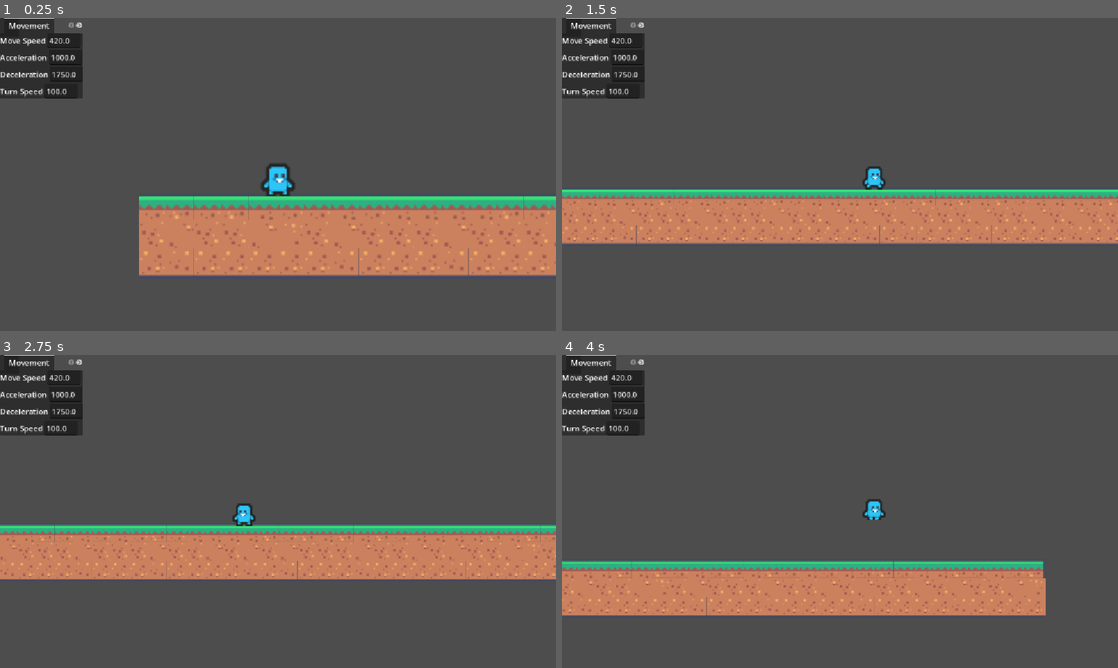
Above: before the commit, frames 1-4 (two rows, left to right).
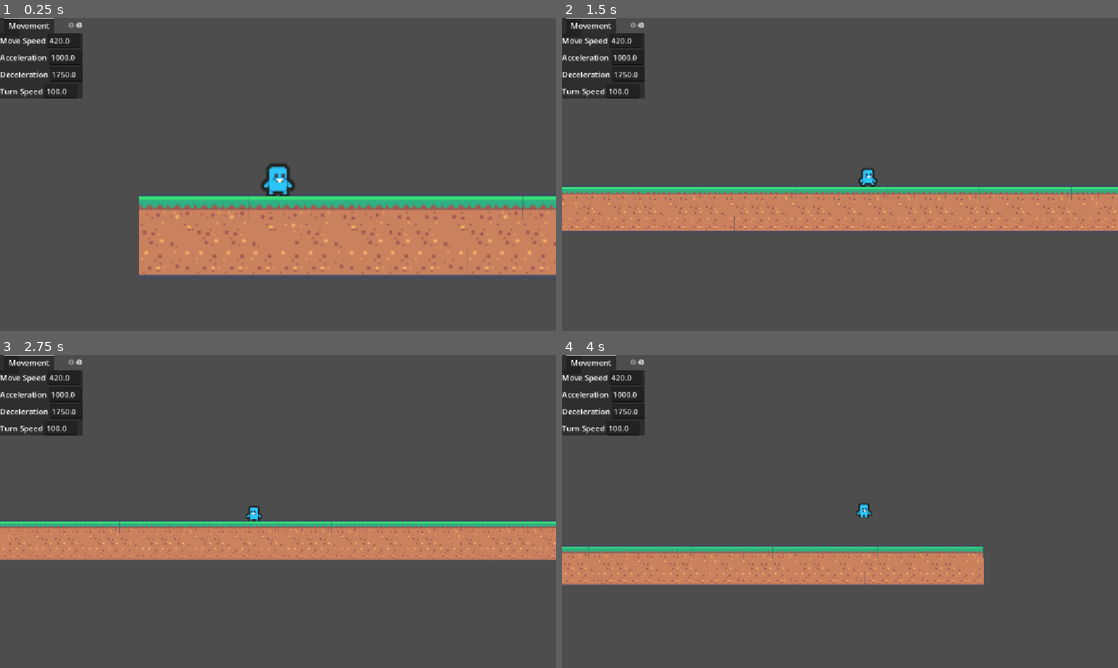
Above: after the commit, the same moments.

Repository: bridgerbird/GMTK2026-Game-Jam
Game: Godot game, scene res://scenes/level_tutorial.tscn
The game is run twice, just before and just after one commit, with the same random seed, the same clock (stepped at 60 frames per second) and the same inputs. The project has no main scene, so this scene is started directly.
Inputs:
- Up to frame 1 (0.25 s): no input
- Up to frame 2 (1.5 s): hold D (move_right) from 0.53 s (still down); tap Space (jump) at 0.77 s
- Up to frame 3 (2.75 s): tap Space (jump) at 1.52 s; release D (move_right) at 2.03 s; hold A (move_left) from 2.03 s (still down)
- Up to frame 4 (4 s): release A (move_left) at 2.78 s; hold D (move_right) from 2.78 s (still down); tap Space (jump) at 3.02, 3.77 s

The runs differ from the first frame. In frame 1, 0.6% of the frame differs, in the area x 25-100%, y 56-83%; in frame 2, 9.1%; in frame 3, 12%; in frame 4, 16%, in the area x 0-87%, y 46-84%.

Commit message:
Refactored Camera which also fixed zooming in and out behavior

Diff:
--- a/scripts/camera.gd
+++ b/scripts/camera.gd
@@ -11,24 +11,37 @@
 # Timer variables
 var idle_timer = 0.0
 
+# Target variables
+var target_zoom = zoom_in
+var target_speed = GameConfig.initial_lerp_speed
+
 # Called every frame. 'delta' is the elapsed time since the previous frame.
 func _process(delta):
 	# Zoom out from initial zoom to zoom_in variable
 	if initial_zoom_flag:
-		zoom = zoom.lerp(zoom_in, GameConfig.initial_lerp_speed)
+		target_zoom = zoom_in
+		target_speed = GameConfig.initial_lerp_speed
 		if zoom <= zoom_in:
 			initial_zoom_flag = false
 
 	# Handle Zoom Out for faster speeds
-	if abs(get_parent().velocity.x) >= GameConfig.move_speed * 0.6 && zoom > zoom_out:
-		zoom = zoom.lerp(zoom_out, GameConfig.zoom_lerp_speed)
+	# while moving, check if velocity > 60% of move speed,
+	#	then zoom in
+	if abs(get_parent().velocity.x) >= GameConfig.move_speed * 0.6:
+		target_zoom = zoom_out
+		target_speed = GameConfig.zoom_lerp_speed
+		# Reset the idle timer here since this is where you start moving again
+		idle_timer = 0.0
+	# else if idle,
+	# 	add to the timer
 	elif get_parent().velocity.x == 0:
 		idle_timer += delta
 
 	# Handle Zoom In for idleness
-	if idle_timer > GameConfig.zoom_in_wait && zoom < zoom_in:
-		zoom = zoom.lerp(zoom_in, GameConfig.zoom_lerp_speed)
+	# if idle for long enough, then zoom in
+	if idle_timer > GameConfig.zoom_in_wait:
+		target_zoom = zoom_in
+		target_speed = GameConfig.zoom_lerp_speed
 
-	# FIXME: refactor -> better way to implement below
-	## every frame, regardless of state, ease actual zoom toward whatever target is currently set
-	#camera.zoom = camera.zoom.lerp(target_zoom, zoom_lerp_speed * delta)
+	# Apply the zoom
+	zoom = zoom.lerp(target_zoom, target_speed * delta)
--- a/scripts/game_config.gd
+++ b/scripts/game_config.gd
@@ -15,9 +15,9 @@
 
 # Camera Configs
 var zoom_in = 2.8
-var initial_lerp_speed = 0.03
-var zoom_out = 2.0
-var zoom_lerp_speed = 0.1
-var zoom_in_wait = 0.0
-var chase_vertical_wait = 0.0
+var initial_lerp_speed = 1.875
+var zoom_out = 1.7
+var zoom_lerp_speed = 2.2
+var zoom_in_wait = 5.0
+var chase_vertical_wait = 1.0
 var chase_lerp_speed = 1.0
